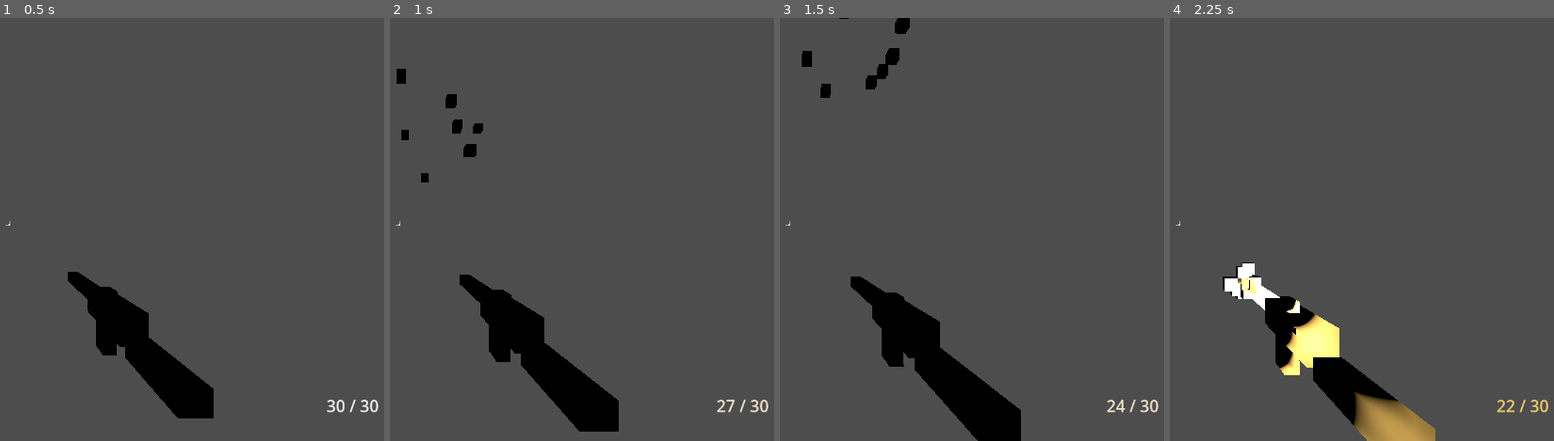
Above: before the commit, frames 1-4 (left to right).
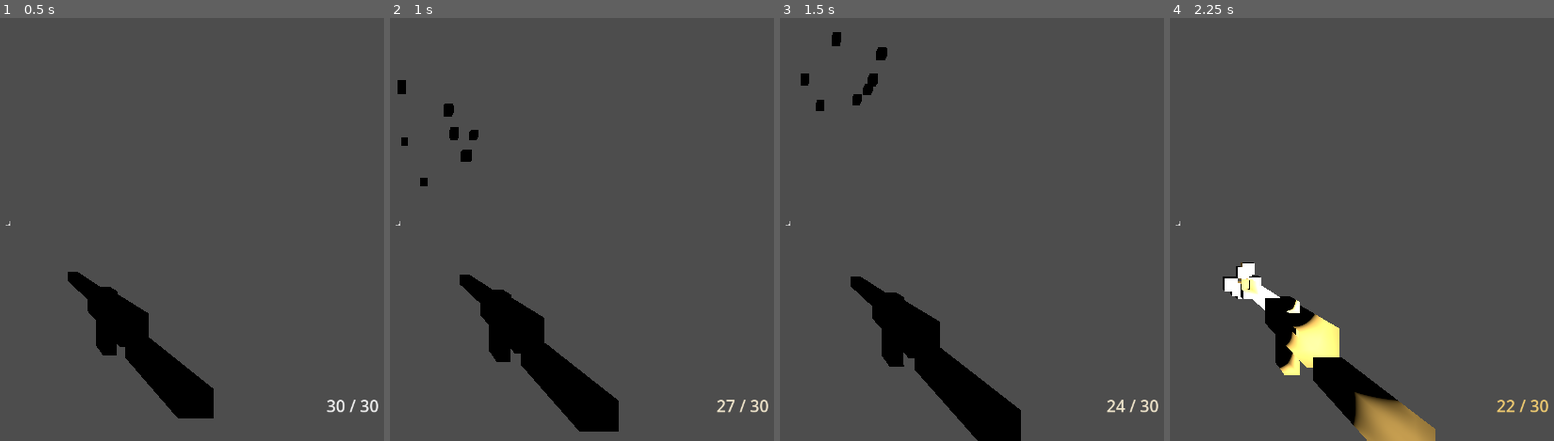
Above: after the commit, the same moments.

Repository: cybernattor/rankborn
Game: Godot game, scene res://scenes/shared/player.tscn
Same seed, same stepped clock (60 frames per second), same inputs: the game is played once before the commit and once after it. This scene is started directly instead of the project's main scene.
Inputs (mouse positions are in pixels of both pictures, inside the frame that each line leads up to):
- Up to frame 1 (0.5 s): no input
- Up to frame 2 (1 s): tap Enter (ui_accept) at 0.5, 0.77 s; move the mouse to (443, 229) at 0.52 s; press the mouse at (443, 229) at 0.53 s; hold W (move_forward) from 0.53 s (still down)
- Up to frame 3 (1.5 s): keep holding W (move_forward); move the mouse to (outside the picture) at 1.27 s; release the mouse at (outside the picture) at 1.28 s; click (outside the picture) at 1.35 s
- Up to frame 4 (2.25 s): keep holding W (move_forward); tap Enter (ui_accept) at 1.52 s; move the mouse to (1204, 221) at 2.02 s; press the mouse at (1204, 221) at 2.03 s

Frame 1 is identical in both runs. In frame 2, 0.7% of the frame differs, in the area x 1-43%, y 12-92%; in frame 3, 0.9%, in the area x 5-34%, y 0-68%; in frame 4, less than 0.1%.

Commit message:
fix: recovery sign — head.rotation.x positive = look up in Godot

Diff:
--- a/scripts/player/player_controller.gd
+++ b/scripts/player/player_controller.gd
@@ -128,7 +128,7 @@
 	# Recoil recovery
 	if _recoil_x != 0.0:
 		var step := _recoil_x * _recoil_recovery * delta
-		head.rotation.x += step
+		head.rotation.x -= step
 		head.rotation.x = clamp(head.rotation.x, -PI / 2, PI / 2)
 		_recoil_x -= step
 		if abs(_recoil_x) < 0.0001:
